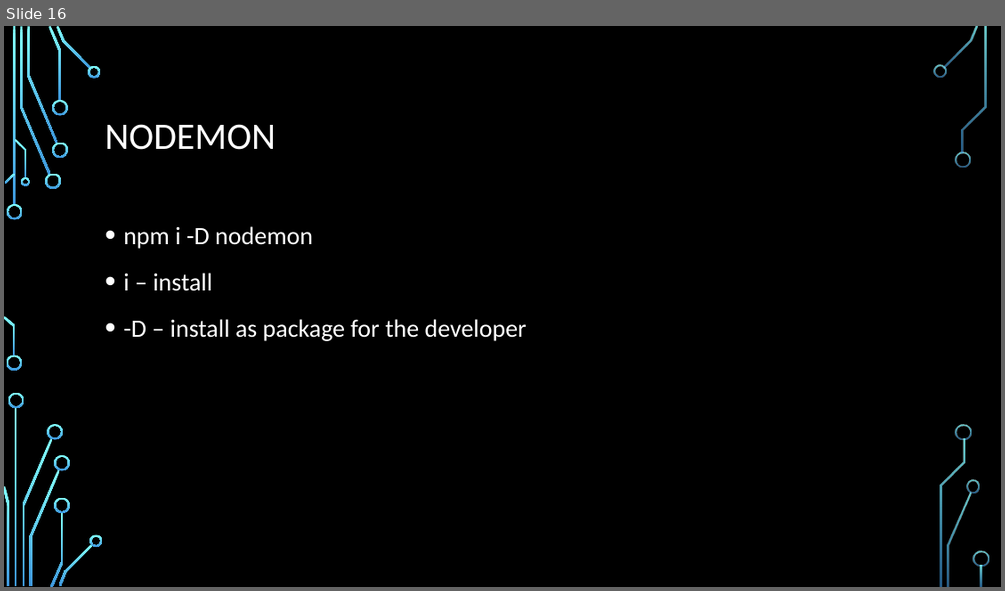
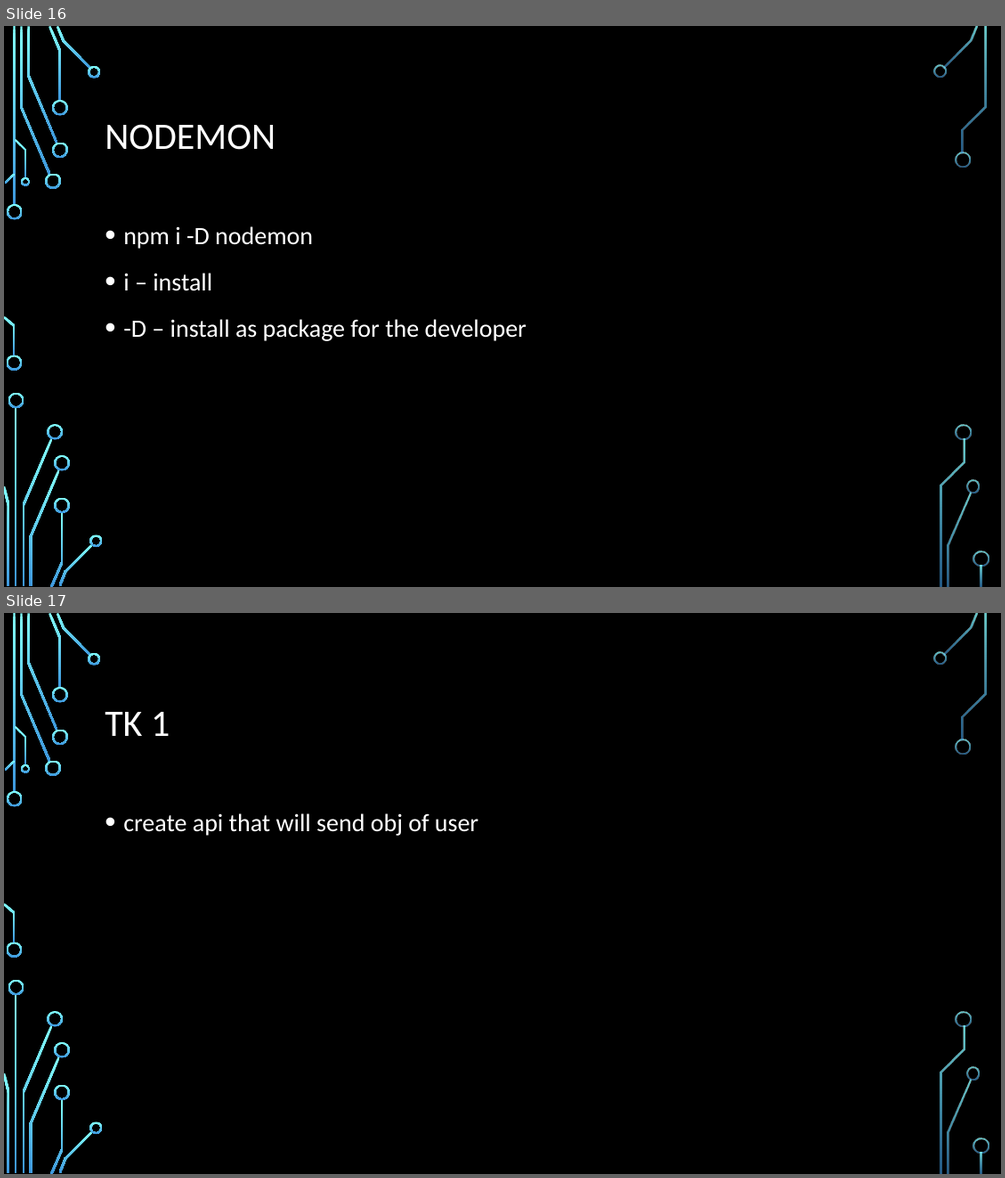
Before and after one commit to Rlss91/hu_morning_nodejs_W011121MR, a slide deck: docs/node js.pptx. Shown one above the other, each under a label of ours: slide 16 before the commit, slides 16 and 17 after it. The pictures are 1005x591 and 1005x1178 pixels, drawn with LibreOffice and Linux fonts; fonts in the diff are those of the drawing; background and template pictures are left out. Boxes give left, top, right and bottom in pixels: in the first picture for what was removed or moved away, otherwise in the second. Text is boxed around its words. In the diff, an @@ line names an element or a change of style, - is before the commit and + after.

```diff
--- a/docs/node js.pptx
+++ b/docs/node js.pptx
@@ slide 17 added at <box>4,613,1001,1174</box>, background picture (left out); not listed: 36 template elements that a slide beside it also shows @@
@@ title added at <box>105,712,170,736</box>, 36 pt, text #FFFFFF @@
+TK 1
@@ text added at <box>123,813,478,835</box>, 24 pt, text #FFFFFF @@
+• create api that will send obj of user
```
Also in this commit, not shown: 2 other slides added, 3 other files.
